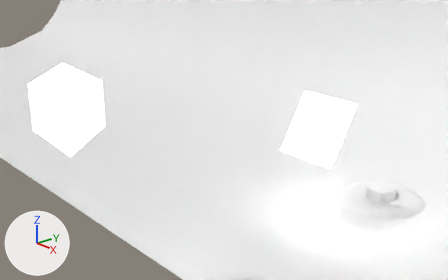
Two versions of the Blender file Lamp Scene.blend, one commit apart.
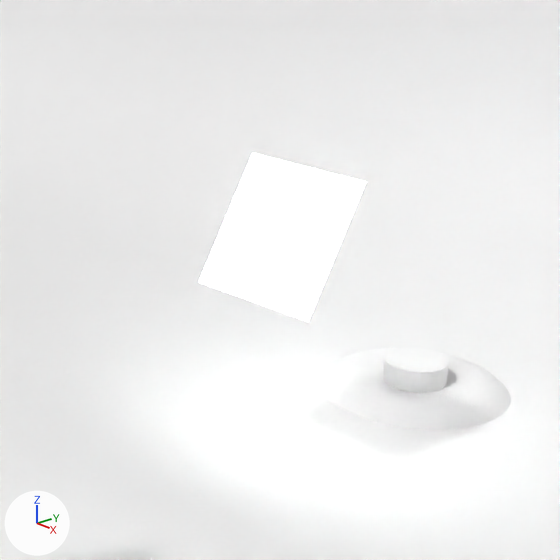
There are two pictures of each version: one from a 50 mm lens placed at (11.3, -16.99, 9.06), pointed at (-3.62, -4.01, 2.17), one close up on the part from 42% to 100% of the width and 7% to 100% of the height. Arrows for +X, +Y and +Z are at lower left; the lights stay in place.

The first close-up shows 'Backdrop', 'Base', 'Cylinder', 'Plane'.
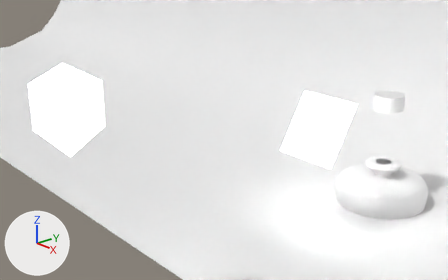
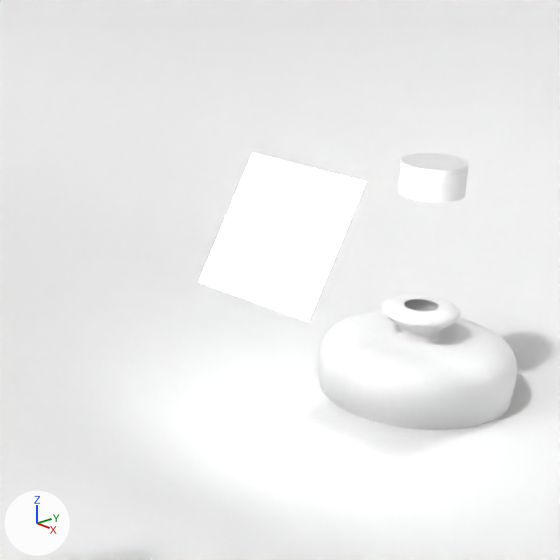
What differs and where, as boxes (x1, y1, x2, y2) in the close-ups (560 x 560 px):
'Base', reshaped (64% taller)
    before: (319, 348, 511, 430)
    after: (318, 295, 517, 430)
'Cylinder', moved
    before: (383, 347, 449, 393)
    after: (398, 153, 468, 202)

What changed in the scene script:
```text
Change cu_beziercurve:
    remove _sp.bezier_points.foreach_set('co', [-1.0, 0.0, 0.0, 1.0, 0.0, 0.0])
    remove _sp.bezier_points.foreach_set('handle_left', [-1.5, -0.5, 0.0, 0.0, 0.0, 0.0])
    remove _sp.bezier_points.foreach_set('handle_right', [-0.5, 0.5, 0.0, 2.0, 0.0, 0.0])
    remove for _p, _l, _r in zip(_sp.bezier_points, ['ALIGNED', 'ALIGNED'], ['ALIGNED', 'ALIGNED']): _p.handle_left_type = _l; _p.handle_right_type = _r
    _sp: cu_beziercurve.splines.new('BEZIER'); _sp.bezier_points.add(1) -> cu_beziercurve.splines.new('BEZIER'); _sp.bezier_points.add(2)
    add _sp.bezier_points.foreach_set('co', [-1.0, 0.0, 0.0, -0.129, 0.931, 0.0, 0.232, 1.434, 0.0])
    add _sp.bezier_points.foreach_set('handle_left', [-0.94, -0.5, 0.0, -1.129, 0.931, 0.0, -0.768, 1.434, 0.0])
    add _sp.bezier_points.foreach_set('handle_right', [-1.085, 0.702, 0.0, 0.871, 0.931, 0.0, 1.232, 1.434, 0.0])
    add for _p, _l, _r in zip(_sp.bezier_points, ['ALIGNED', 'ALIGNED', 'ALIGNED'], ['ALIGNED', 'ALIGNED', 'ALIGNED']): _p.handle_left_type = _l; _p.handle_right_type = _r
Change ob_cylinder:
    ob_cylinder.location: (0.0, 0.0, 0.25) -> (0.0, 0.0, 3.53)
```
